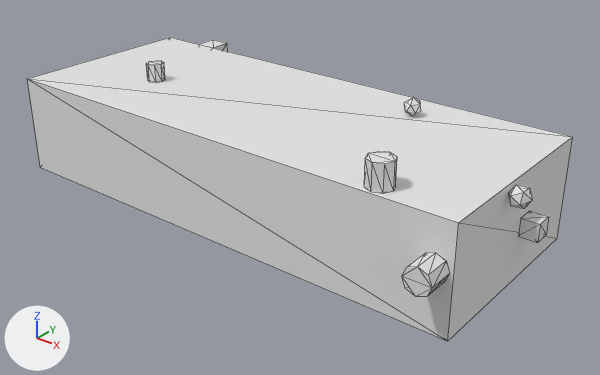
A saved change to the glTF model public/Objects/object06_high.glb.
Both versions are drawn from a 50 mm camera at (4.82, -5.65, 3.23) aimed at (0.3, -0.01, -0.27). Lighting does not change. The marker at lower left points along +X, +Y and +Z. The first picture is the older version. Mesh edges are drawn as thin lines. Vertices at exactly the same position are counted once.

Before the edit, the objects in view are built like this:
```python
me_cube_062 = bpy.data.meshes.new('Cube.062')
me_cube_062.from_pydata(...)  # 104 vertices, 172 faces; spans x -2.5..2.69, y -1.25..1.23, z -0.68..0.74
me_cube_062.materials.append(mat_mat_object06_high)  # white #e5e5e5
ob_object06_high = bpy.data.objects.new('object06_high', me_cube_062)
ob_object06_high.location = (0.0, 0.0, 0.0)
```
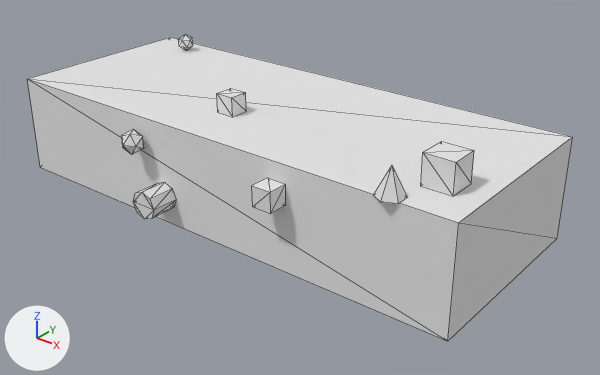
What differs and where, as boxes (x1, y1, x2, y2) in the pictures (600 x 375 px; the box of a moved part takes in the faces that stretch with it):
'object06_high', reshaped: before (27, 37, 573, 341); after (27, 34, 573, 341)
part 1 of me_cube_062, moved or reshaped (not visible afterwards): before (146, 61, 165, 83)
part 2 of me_cube_062, moved or reshaped (not visible afterwards): before (404, 97, 421, 115)
part 3 of me_cube_062, moved or reshaped: before (199, 40, 227, 51); after (421, 141, 474, 196)
part 4 of me_cube_062, added: after (374, 165, 408, 204)
part 5 of me_cube_062, added: after (252, 178, 286, 214)
part 6 of me_cube_062, moved or reshaped: before (508, 185, 532, 208); after (178, 34, 193, 50)
part 7 of me_cube_062, moved or reshaped: before (518, 211, 549, 243); after (217, 88, 246, 117)
part 8 of me_cube_062, added: after (133, 182, 176, 219)
part 9 of me_cube_062, added: after (122, 130, 144, 155)
part 10 of me_cube_062, deleted: before (364, 151, 397, 194)
part 11 of me_cube_062, deleted: before (402, 253, 450, 297)

The edits, one by one:
me_cube_062 is used by ob_object06_high; location (0.0, 0.0, 0.0).
me_cube_062 had 104 vertices, 172 faces and spanned x -2.5..2.69, y -1.25..1.23, z -0.68..0.74.
me_cube_062 now has 128 vertices, 204 faces and spans x -2.5..2.5, y -1.28..1.28, z -0.73..0.78.
me_cube_062 part 1: the loose piece of 16 vertices spanning x -1.52..-1.34, y -0.29..-0.11, z 0.5..0.68 is turned -90 degrees about the x axis through its middle and scaled by 1.49, then moved by (-0.43, 1.33, -0.78).
me_cube_062 part 2: the loose piece of 12 vertices spanning x 1.07..1.23, y 0.49..0.64, z 0.5..0.68 is turned -90 degrees about the x axis through its middle and scaled by 1.55, then moved by (-2.4, 0.57, -0.99).
me_cube_062 part 3: the loose piece of 8 vertices spanning x -2.02..-1.79, y 1.0..1.23, z 0.28..0.51 is turned 90 degrees about the x axis through its middle and scaled by 1.21, then moved by (4.03, -1.64, 0.25).
me_cube_062 part 4: a new loose piece, a 6-sided cone pointing to +z spanning x 1.8..2.02, y -1.08..-0.82, z 0.5..0.75, in mat_mat_object06_high (white #e5e5e5).
me_cube_062 part 5: a new loose piece, a box spanning x 0.75..0.95, y -1.19..-1.0, z 0.14..0.33, in mat_mat_object06_high (white #e5e5e5).
me_cube_062 part 6: the loose piece of 12 vertices spanning x 2.5..2.69, y -0.3..-0.14, z 0.34..0.51 is turned -90 degrees about the y axis through its middle and scaled by 0.961, then moved by (-4.56, 0.96, 0.17).
me_cube_062 part 7: the loose piece of 8 vertices spanning x 2.5..2.67, y 0.08..0.25, z -0.08..0.09 is turned -90 degrees about the y axis through its middle and scaled by 1.12, then moved by (-2.78, -0.56, 0.59).
me_cube_062 part 8: a new loose piece, an 8-sided cylinder along y spanning x -0.65..-0.37, y -1.28..-1.0, z -0.36..-0.08, in mat_mat_object06_high (white #e5e5e5).
me_cube_062 part 9: a new loose piece, an icosphere of 20 faces spanning x -0.88..-0.67, y -1.23..-1.0, z 0.19..0.39, in mat_mat_object06_high (white #e5e5e5).
me_cube_062 part 10: the loose piece of 16 vertices spanning x 1.64..1.88, y -0.98..-0.74, z 0.5..0.74 is deleted.
me_cube_062 part 11: the loose piece of 16 vertices spanning x 2.22..2.47, y -1.25..-1.0, z -0.05..0.2 is deleted.
Other edits to the shape of me_cube_062 do not show in these pictures.
